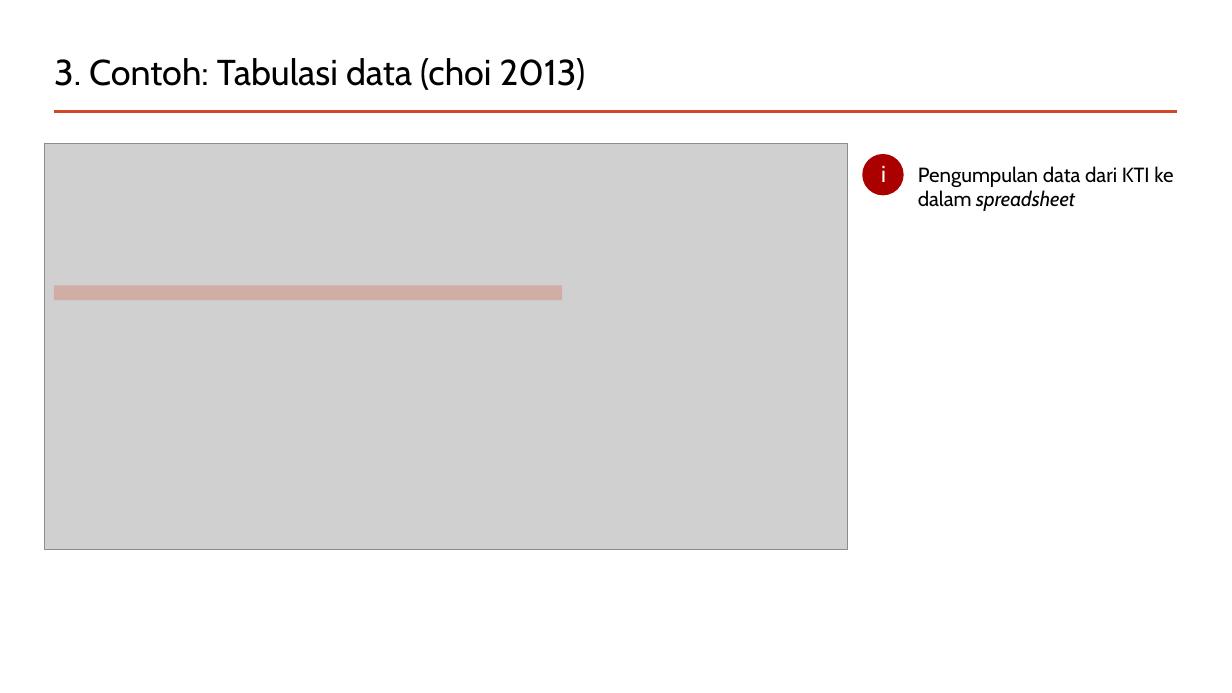
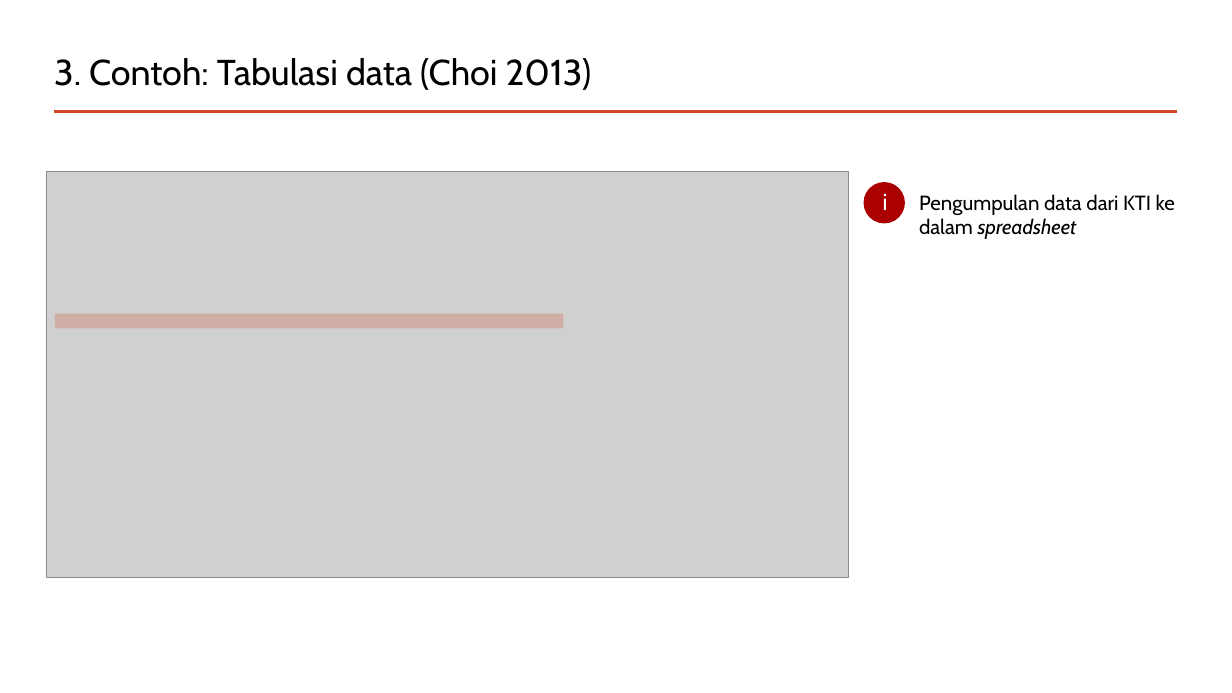
Before and after one commit to mohammad-miftakhus-sholikin/pelatihan-2020-metal, a slide deck: slide 10 of ch3_reference/Presentation_2022__Sholikin.pptx. Drawn at 1232x693 pixels with LibreOffice and Linux fonts; fonts in the diff are those of the drawing; grey boxes stand for pictures. Boxes give left, top, right and bottom in pixels: in the first picture for what was removed or moved away, otherwise in the second. Text is boxed around its words. In the diff, an @@ line names an element or a change of style, - is before the commit and + after.

```diff
--- a/ch3_reference/Presentation_2022__Sholikin.pptx
+++ b/ch3_reference/Presentation_2022__Sholikin.pptx
@@ title at (54, 58, 592, 90): text changed @@
-3. Contoh: Tabulasi data (choi 2013)
+3. Contoh: Tabulasi data (Choi 2013)
@@ 2 texts, 1 picture, 1 ellipse: place and size @@
-2 texts, 1 picture, 1 ellipse at (45, 143, 1173, 549)
+2 texts, 1 picture, 1 ellipse at (46, 172, 1175, 578)
@@ rectangle: place and size @@
-rectangle at (54, 286, 562, 300)
+rectangle at (55, 313, 564, 328)
```
Also in this commit, not shown: 7 other slides changed, 6 slides added, 5 other files.
